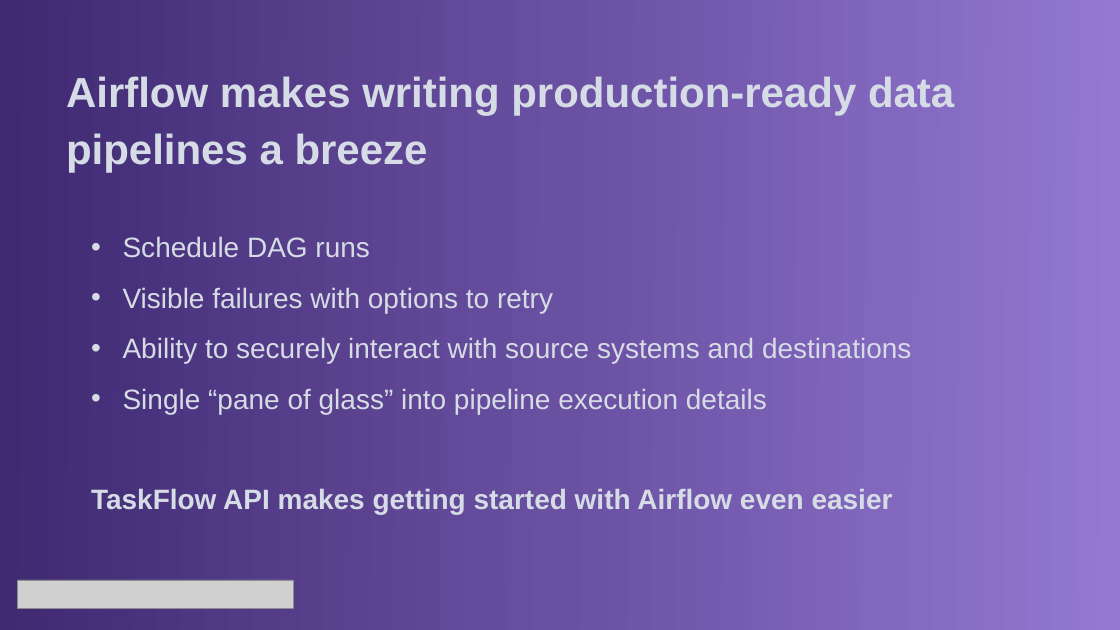
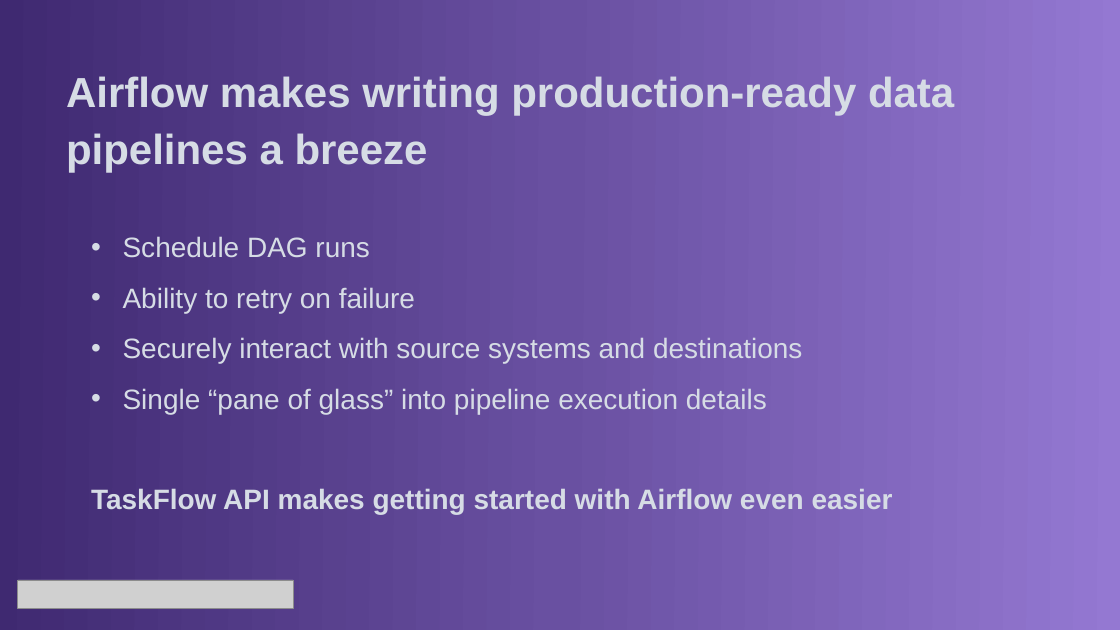
Before and after one commit to jroachgolf84/astronomer-panel-interview, a slide deck: slide 12 of documentation/Astronomer Panel Presentation.pptx. Drawn at 1120x630 pixels with LibreOffice and Linux fonts; fonts in the diff are those of the drawing; grey boxes stand for pictures. Boxes give left, top, right and bottom in pixels: in the first picture for what was removed or moved away, otherwise in the second. Text is boxed around its words. In the diff, an @@ line names an element or a change of style, - is before the commit and + after.

```diff
--- a/documentation/Astronomer Panel Presentation.pptx
+++ b/documentation/Astronomer Panel Presentation.pptx
@@ text at [123, 287, 802, 363]: text changed @@
-• Visible failures with options to retry
-• Ability to securely interact with source systems and destinations
+• Ability to retry on failure
+• Securely interact with source systems and destinations
```
Also in this commit, not shown: 4 other slides changed, 1 other file.
